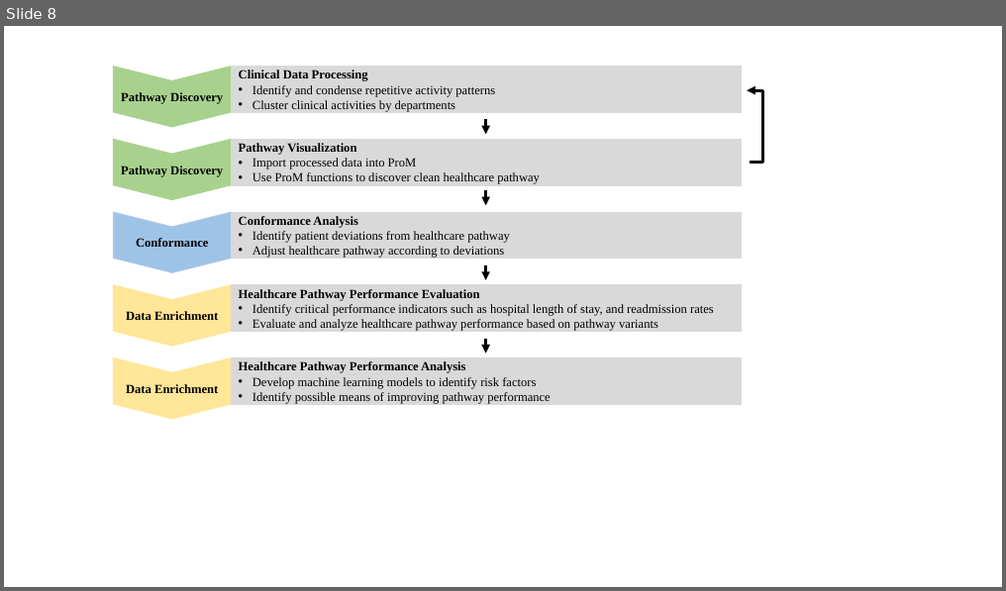
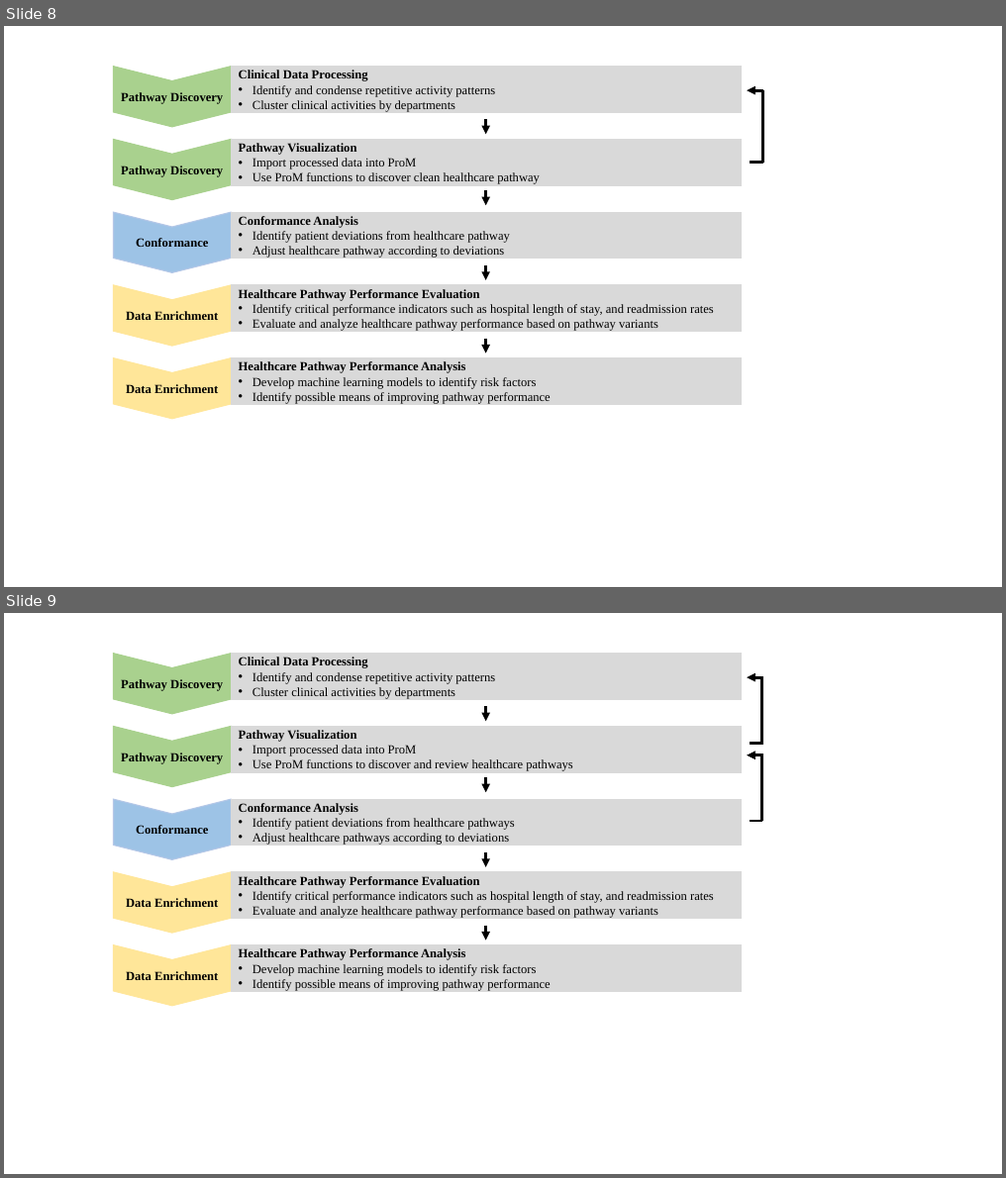
Before and after one commit to kempa-liehr/PDH-pathways-BPM, a slide deck: images/pipeline_diagram.pptx. Shown one above the other, each under a label of ours: slide 8 before the commit, slides 8 and 9 after it. The pictures are 1006x591 and 1006x1178 pixels, drawn with LibreOffice and Linux fonts; fonts in the diff are those of the drawing. Boxes give left, top, right and bottom in pixels: in the first picture for what was removed or moved away, otherwise in the second. Text is boxed around its words. In the diff, an @@ line names an element or a change of style, - is before the commit and + after.

```diff
--- a/images/pipeline_diagram.pptx
+++ b/images/pipeline_diagram.pptx
@@ slide 9 added at box(4, 613, 1002, 1174), background #FFFFFF @@
@@ chevron added at box(113, 654, 231, 714), fill #A9D18E, outline #A9D18E 1 pt, 12 pt, text #000000, bold @@
+Pathway Discovery
@@ rectangle added at box(231, 654, 741, 700), fill #D9D9D9, outline #D9D9D9 1 pt, 12 pt, text #000000 @@
+Clinical Data Processing
+• Identify and condense repetitive activity patterns
+• Cluster clinical activities by departments
@@ arrow added from (763, 677) to (746, 677), #000000 2.75 pt @@
@@ line added from (762, 677) to (762, 744), #000000 2.75 pt @@
@@ chevron added at box(113, 726, 231, 786), fill #A9D18E, outline #A9D18E 1 pt, 12 pt, text #000000, bold @@
+Pathway Discovery
@@ rectangle added at box(231, 726, 741, 772), fill #D9D9D9, outline #D9D9D9 1 pt, 12 pt, text #000000 @@
+Pathway Visualization
+• Import processed data into ProM
+• Use ProM functions to discover and review healthcare pathways
@@ arrow added from (486, 707) to (486, 722), #000000 2.75 pt @@
@@ arrow added from (763, 756) to (746, 756), #000000 2.75 pt @@
@@ line added from (749, 744) to (763, 744), #000000 2.75 pt @@
@@ line added from (762, 756) to (762, 821), #000000 2.75 pt @@
@@ arrow added from (486, 777) to (486, 792), #000000 2.75 pt @@
@@ chevron added at box(113, 799, 231, 861), fill #9DC3E6, outline #B4C7E7 1 pt, 12 pt, text #000000, bold @@
+Conformance
@@ rectangle added at box(231, 799, 741, 846), fill #D9D9D9, outline #D9D9D9 1 pt, 12 pt, text #000000 @@
+Conformance Analysis
+• Identify patient deviations from healthcare pathways
+• Adjust healthcare pathways according to deviations
@@ line added from (749, 821) to (763, 821), #000000 2.75 pt @@
@@ chevron added at box(113, 872, 231, 933), fill #FFE699, outline #FFE699 1 pt, 12 pt, text #000000, bold @@
+Data Enrichment
@@ rectangle added at box(231, 872, 741, 919), fill #D9D9D9, outline #D9D9D9 1 pt, 12 pt, text #000000 @@
+Healthcare Pathway Performance Evaluation
+• Identify critical performance indicators such as hospital length of stay, and readmission rates
+• Evaluate and analyze healthcare pathway performance based on pathway variants
@@ arrow added from (486, 853) to (486, 867), #000000 2.75 pt @@
@@ arrow added from (486, 925) to (486, 940), #000000 2.75 pt @@
@@ chevron added at box(113, 946, 231, 1006), fill #FFE699, outline #FFE699 1 pt, 12 pt, text #000000, bold @@
+Data Enrichment
@@ rectangle added at box(231, 946, 741, 992), fill #D9D9D9, outline #D9D9D9 1 pt, 12 pt, text #000000 @@
+Healthcare Pathway Performance Analysis
+• Develop machine learning models to identify risk factors
+• Identify possible means of improving pathway performance
```
Also in this commit, not shown: 2 other files.
